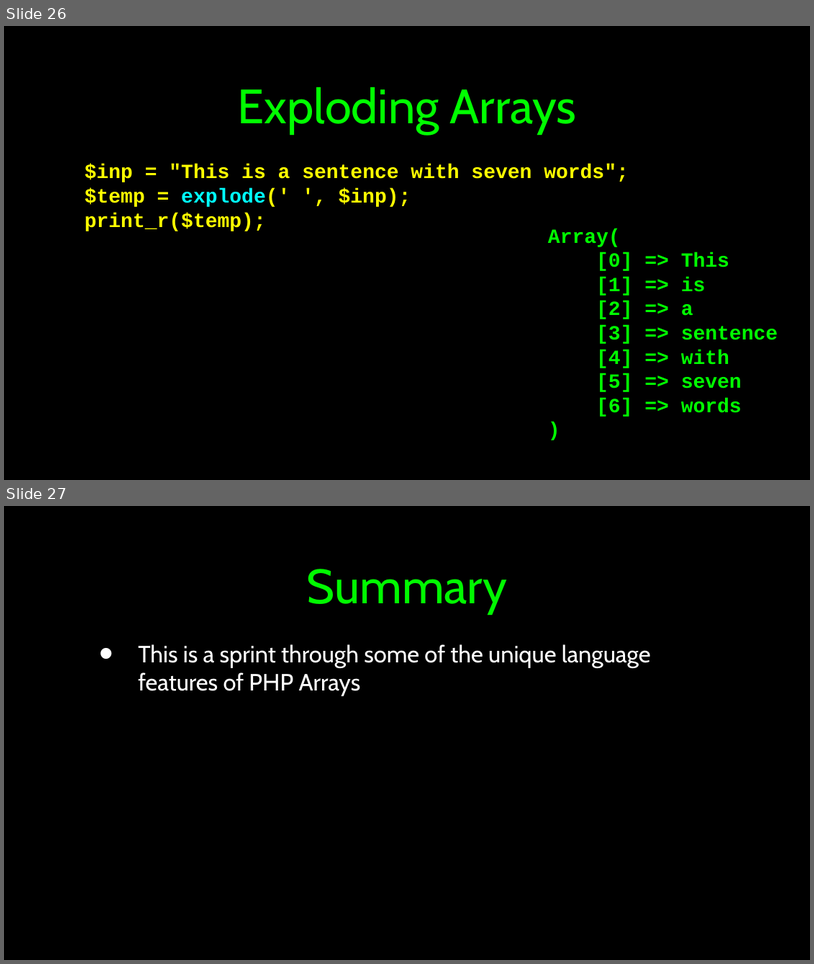
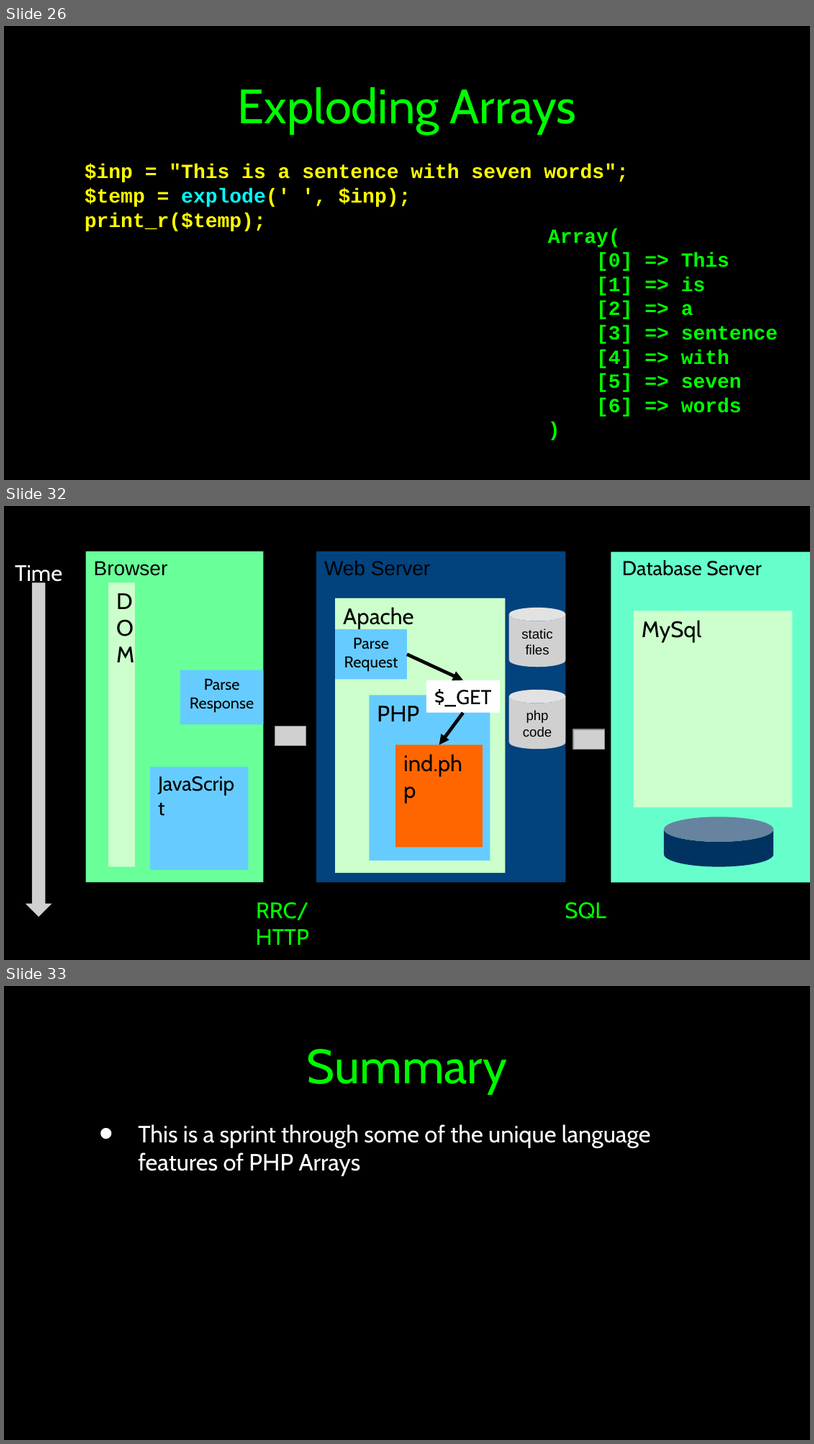
Before and after one commit to csev/wa4e, a slide deck: lectures/PHP-02-Arrays.ppt. Shown one above the other, each under a label of ours: slides 26 and 27 before the commit, slides 26, 32 and 33 after it; the slides between them are not shown. The pictures are 814x964 and 814x1444 pixels, drawn with LibreOffice and Linux fonts; fonts in the diff are those of the drawing; grey boxes stand for pictures. Boxes give left, top, right and bottom in pixels: in the first picture for what was removed or moved away, otherwise in the second. Text is boxed around its words. In the diff, an @@ line names an element or a change of style, - is before the commit and + after.

```diff
--- a/lectures/PHP-02-Arrays.ppt
+++ b/lectures/PHP-02-Arrays.ppt
@@ slide 32 added at (4,506,810,960), background #000000; not listed: 1 template element that a slide beside it also shows @@
@@ text added at (15,565,62,587), 20 pt, text #FFFFFF @@
+Time
@@ rectangle added at (86,551,264,882), fill #69FF99, 18 pt, text #000000 @@
+Browser
@@ rectangle added at (317,551,566,882), fill #02427D, 18 pt, text #000000 @@
+Web Server
@@ rectangle added at (611,552,810,883), fill #66FFCC @@
@@ text added at (622,560,762,576), 18 pt, text #000000 @@
+Database Server
@@ picture added at (26,582,52,916) @@
@@ rectangle added at (109,582,136,867), fill #CCFFCC, 20 pt, text #000000 @@
+D
+OM
@@ rectangle added at (335,598,506,873), fill #CCFFCC, 20 pt, text #000000 @@
+Apache
@@ picture added at (509,608,566,667), 12 pt, text #000000 @@
+static
+files
@@ rectangle added at (634,611,792,808), fill #CCFFCC, 20 pt, text #000000 @@
+MySql
@@ rectangle added at (335,629,407,680), fill #66CCFF, 14 pt, text #000000 @@
+Parse
+Request
@@ arrow added from (407, 654) to (463, 680), #000000 3 pt @@
@@ rectangle added at (180,669,264,723), fill #66CCFF, 14 pt, text #000000 @@
+Parse
+Response
@@ rectangle added at (369,695,490,860), fill #66CCFF, 20 pt, text #000000 @@
+PHP
@@ rectangle added at (427,680,500,713), fill #FFFFFF, 18 pt, text #000000 @@
+$_GET
@@ picture added at (509,690,566,749), 12 pt, text #000000 @@
+php
+code
@@ arrow added from (463, 713) to (440, 745), #000000 3 pt @@
@@ picture added at (275,726,306,746) @@
@@ picture added at (574,729,604,749) @@
@@ rectangle added at (396,745,483,847), fill #FF6600, 20 pt, text #000000 @@
+ind.php
@@ rectangle added at (150,767,248,870), fill #66CCFF, 18 pt, text #000000 @@
+JavaScript
@@ cylinder added at (664,816,774,867), fill #013360 @@
@@ text added at (256,901,309,944), 20 pt, text #00FF00 @@
+RRC/HTTP
@@ text added at (565,901,607,919), 20 pt, text #00FF00 @@
+SQL
@@ what was slide 27 is now slide 33 @@
```
Also in this commit, not shown: 5 other slides added, 1 other file.
